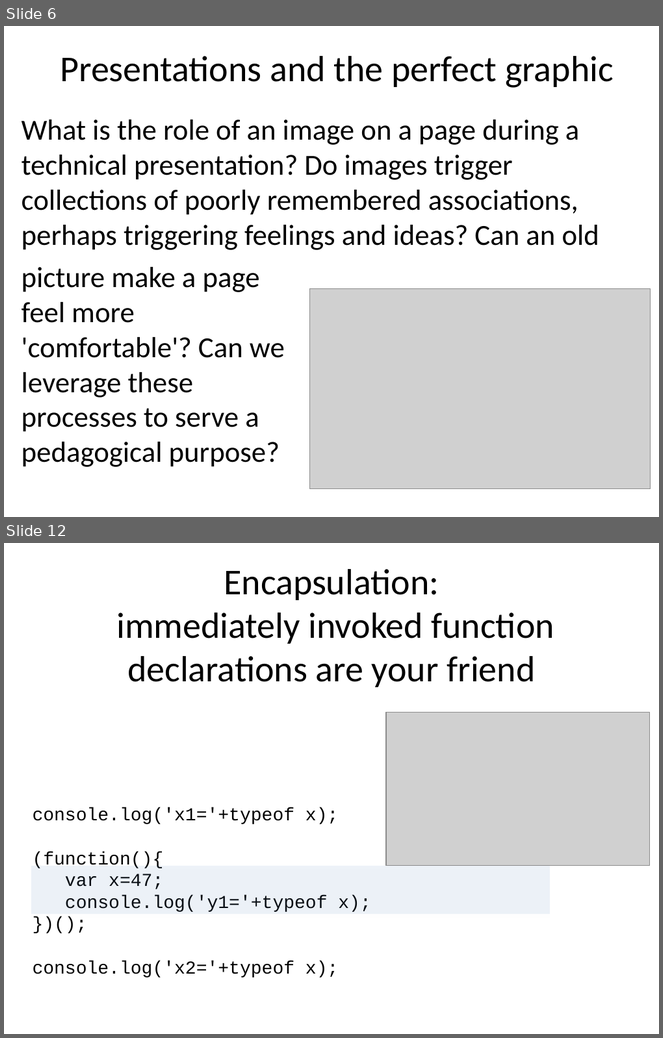
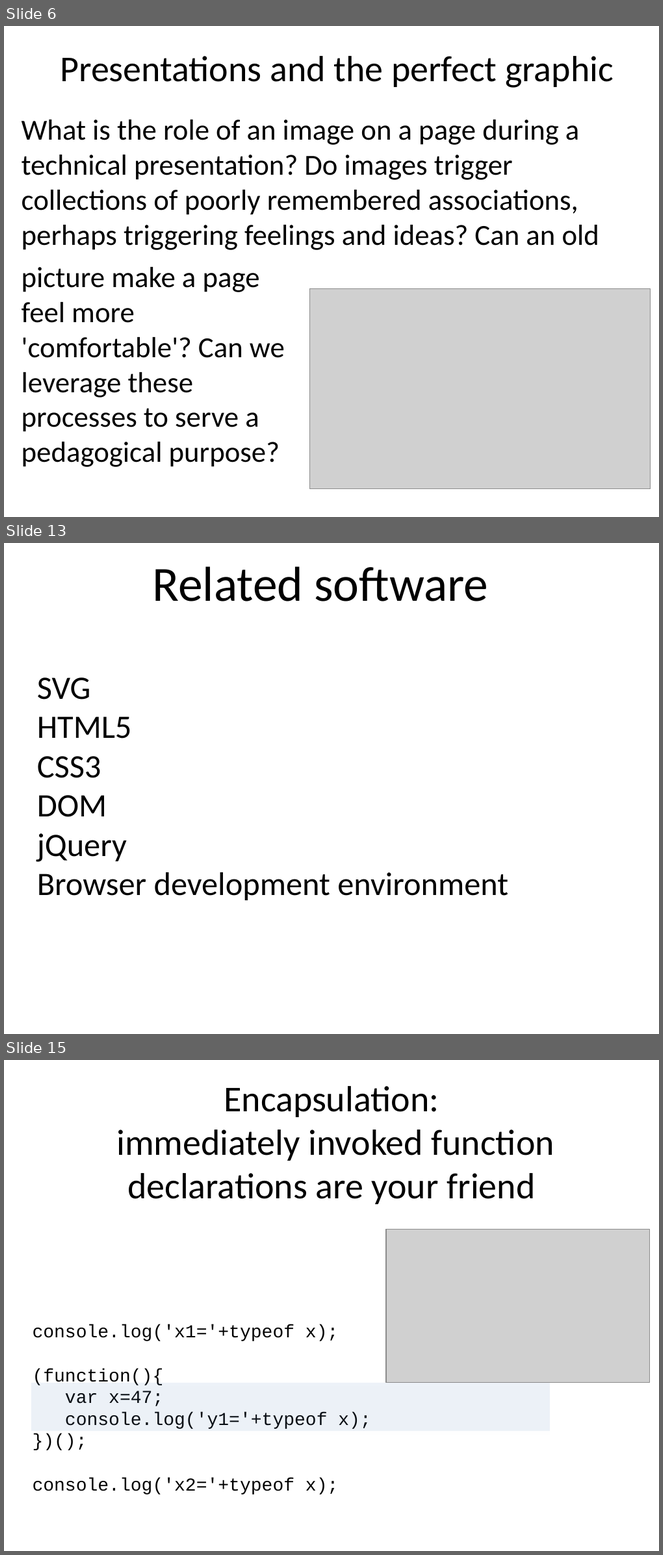
Before and after one commit to benralexander/lv, a slide deck: myD3_latest_c.ppt. Shown one above the other, each under a label of ours: slides 6 and 12 before the commit, slides 6, 13 and 15 after it; the slides between them are not shown. The pictures are 663x1038 and 663x1555 pixels, drawn with LibreOffice and Linux fonts; fonts in the diff are those of the drawing; grey boxes stand for pictures. Boxes give left, top, right and bottom in pixels: in the first picture for what was removed or moved away, otherwise in the second. Text is boxed around its words. In the diff, an @@ line names an element or a change of style, - is before the commit and + after.

```diff
--- a/myD3_latest_c.ppt
+++ b/myD3_latest_c.ppt
@@ slide 13 added at <box>4,543,659,1034</box>, background #FFFFFF @@
@@ text added at <box>152,566,488,601</box>, 54 pt, text #000000 @@
+Related software
@@ text added at <box>37,678,508,901</box>, 36 pt, text #000000 @@
+SVG
+HTML5
+CSS3
+DOM
+jQuery
+Browser development environment
@@ what was slide 12 is now slide 15 @@
```
Also in this commit, not shown: 5 slides changed, 7 other slides added.
